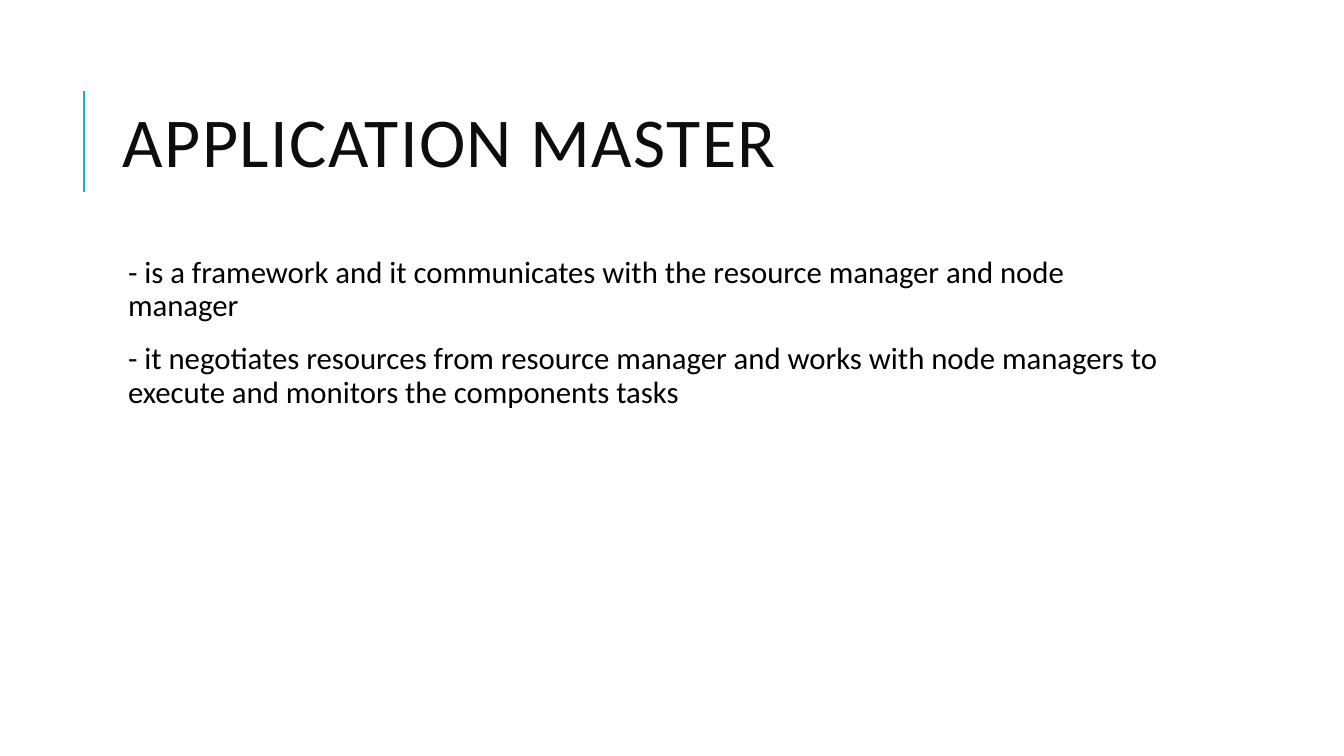
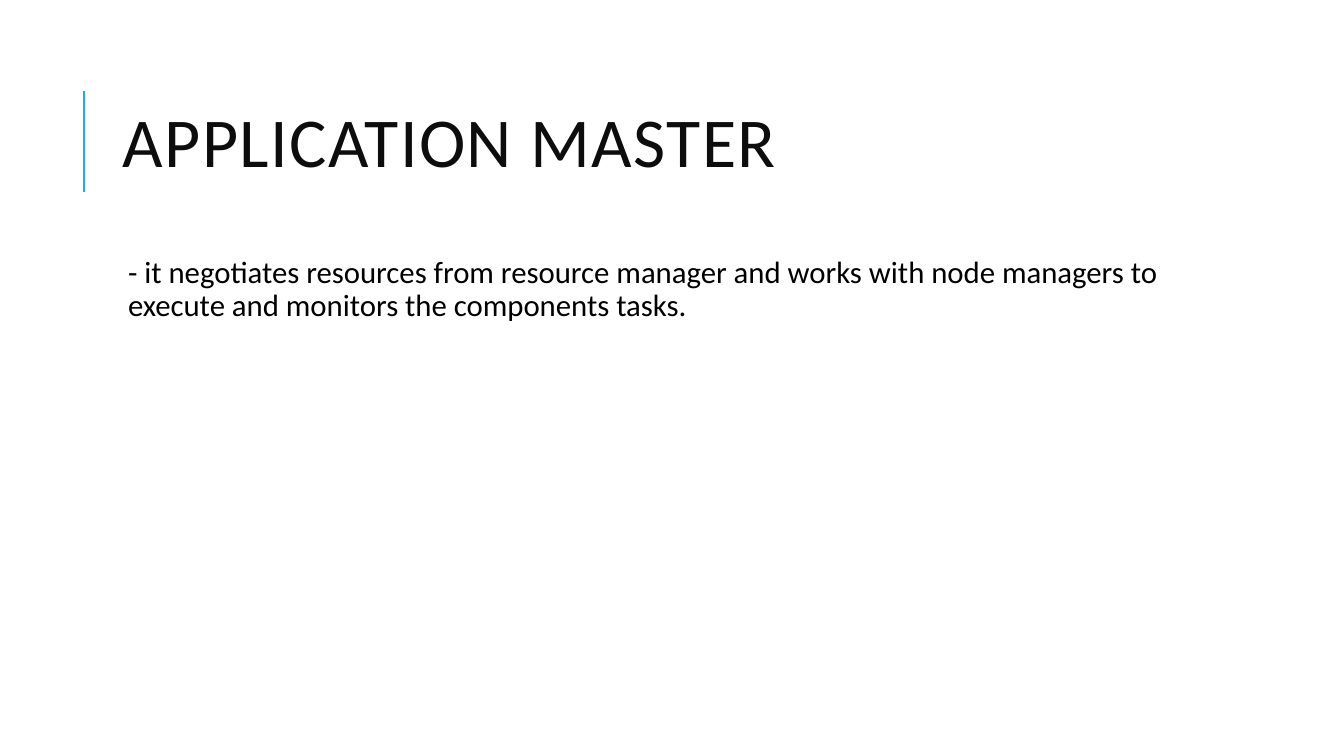
Before and after one commit to dsjili/eecs4314, a slide deck: slide 25 of assignment1_compiled.pptx. Drawn at 1344x756 pixels with LibreOffice and Linux fonts; fonts in the diff are those of the drawing. Boxes give left, top, right and bottom in pixels: in the first picture for what was removed or moved away, otherwise in the second. Text is boxed around its words. In the diff, an @@ line names an element or a change of style, - is before the commit and + after.

```diff
--- a/assignment1_compiled.pptx
+++ b/assignment1_compiled.pptx
@@ text at (128,261,1157,321): text changed @@
-  - is a framework and it communicates with the resource manager and node manager
-  - it negotiates resources from resource manager and works with node managers to execute and monitors the components tasks
+  - it negotiates resources from resource manager and works with node managers to execute and monitors the components tasks.
```
Also in this commit, not shown: 8 other slides changed, 1 other file.
